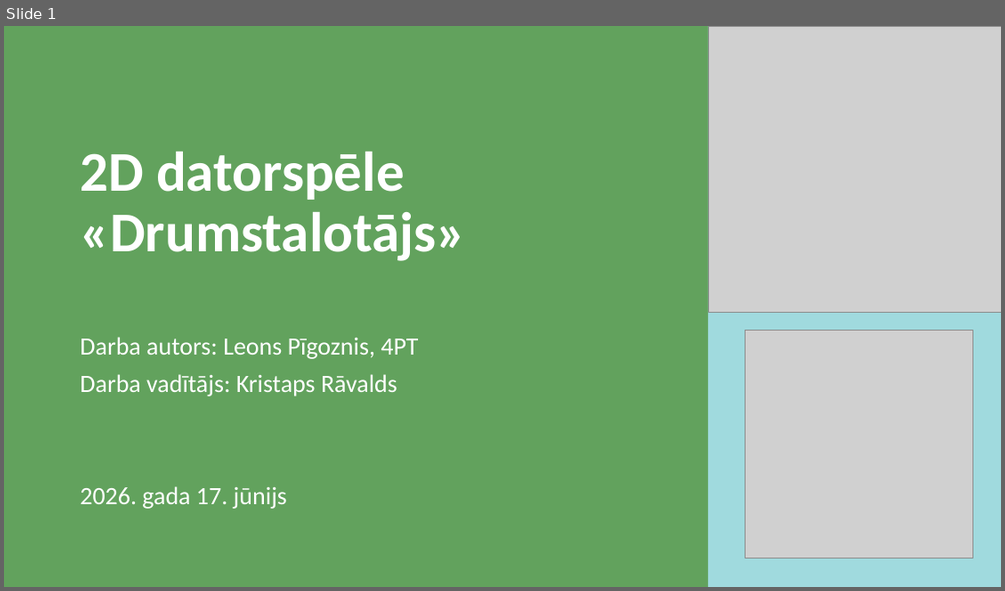
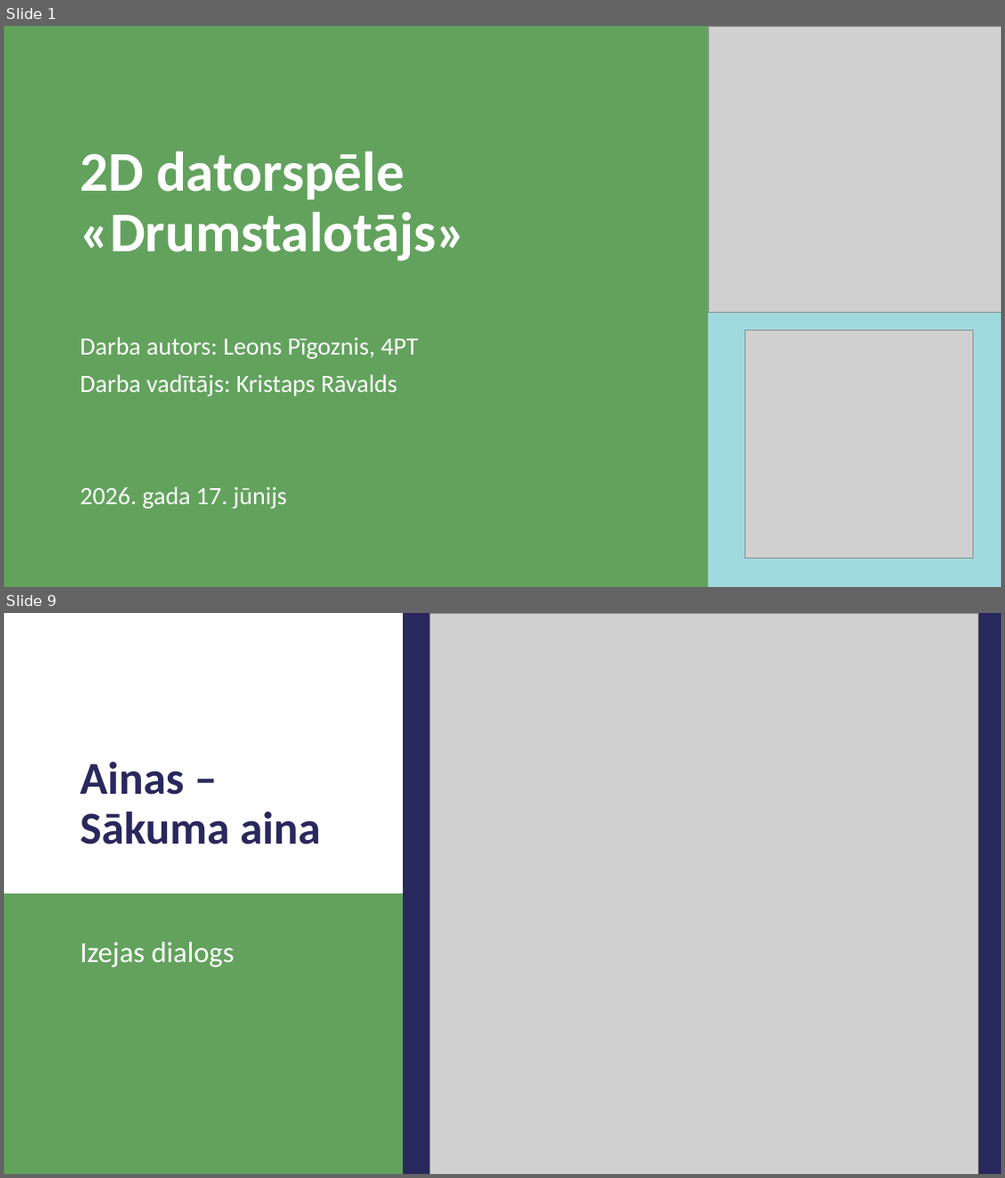
Before and after one commit to 1ivyatan/drumstalotajs, a slide deck: Documentation/Prezentācija.pptx. Shown one above the other, each under a label of ours: slide 1 before the commit, slides 1 and 9 after it; the slides between them are not shown. The pictures are 1005x591 and 1005x1178 pixels, drawn with LibreOffice and Linux fonts; fonts in the diff are those of the drawing; grey boxes stand for pictures. Boxes give left, top, right and bottom in pixels: in the first picture for what was removed or moved away, otherwise in the second. Text is boxed around its words. In the diff, an @@ line names an element or a change of style, - is before the commit and + after.

Commit message:
screenshots

```diff
--- a/Documentation/Prezentācija.pptx
+++ b/Documentation/Prezentācija.pptx
@@ slide 9 added at (4,613,1001,1174), background #29285D @@
@@ rectangle added at (4,613,403,893), fill #FFFFFF @@
@@ picture added at (430,613,979,1174) @@
@@ title added at (80,762,321,844), 44 pt, text #29285D, bold @@
+Ainas – Sākuma aina
@@ rectangle added at (4,893,403,1174), fill #62A25D @@
@@ text added at (80,941,235,967), 28 pt, text #FFFFFF @@
+Izejas dialogs
```
Also in this commit, not shown: 7 slides changed, 20 other slides added.
